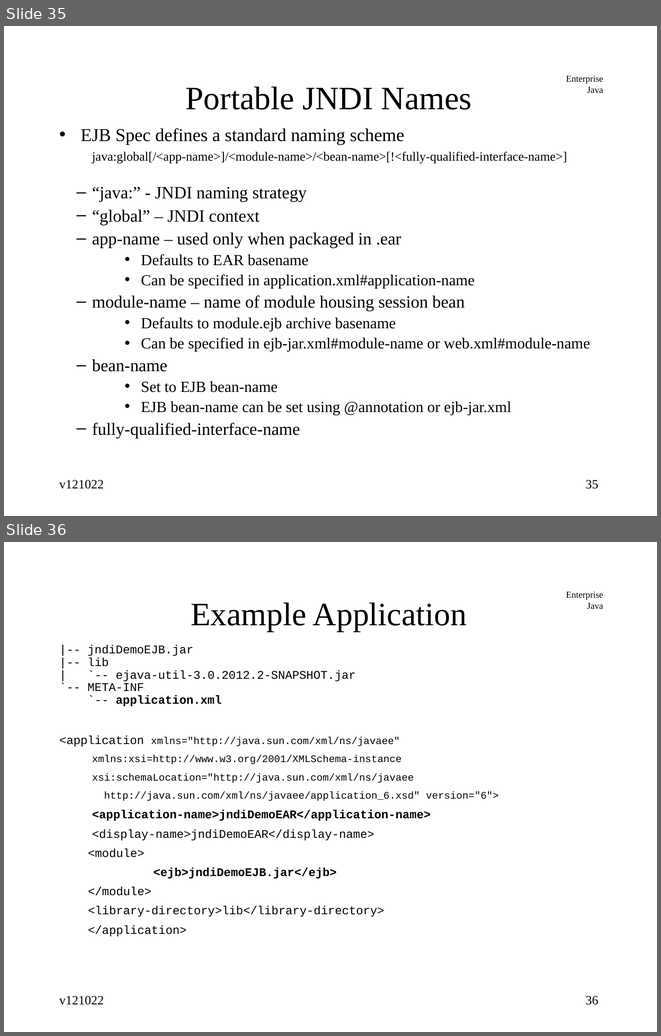
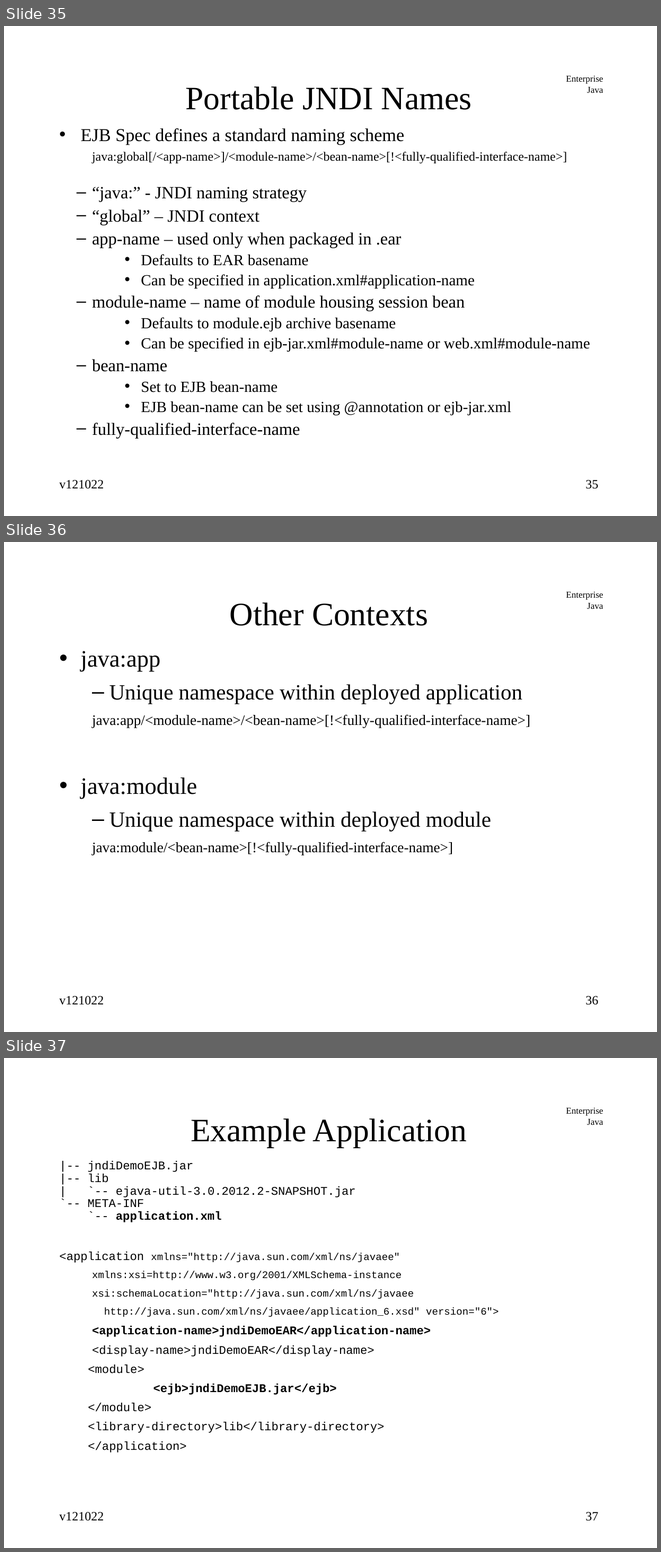
Before and after one commit to jcstaff/ejava-javaee, a slide deck: jndiDemo/src/site/resources/lectures/jndiENC.ppt. Shown one above the other, each under a label of ours: slides 35 and 36 before the commit, slides 35, 36 and 37 after it. The pictures are 661x1036 and 661x1552 pixels, drawn with LibreOffice and Linux fonts; fonts in the diff are those of the drawing. Boxes give left, top, right and bottom in pixels: in the first picture for what was removed or moved away, otherwise in the second. Text is boxed around its words. In the diff, an @@ line names an element or a change of style, - is before the commit and + after.

Commit message:
added alternate namespaces

```diff
--- a/jndiDemo/src/site/resources/lectures/jndiENC.ppt
+++ b/jndiDemo/src/site/resources/lectures/jndiENC.ppt
@@ slide 36 added at <box>4,542,657,1032</box>, background #FFFFFF; not listed: 1 template element that a slide beside it also shows @@
@@ title added at <box>230,602,428,626</box>, 36 pt, text #000000 @@
+Other Contexts
@@ text added at <box>81,651,530,855</box>, 16 pt, text #000000 @@
+• java:app
+  – Unique namespace within deployed application
+  java:app/<module-name>/<bean-name>[!<fully-qualified-interface-name>]
+• java:module
+  – Unique namespace within deployed module
+  java:module/<bean-name>[!<fully-qualified-interface-name>]
@@ text added at <box>59,996,104,1005</box>, 14 pt, text #000000 @@
+v121022
@@ page number added at <box>585,996,598,1005</box>, 14 pt, text #000000 @@
+36
@@ what was slide 36 is now slide 37 @@
@@ page number at <box>585,1512,598,1521</box>: text changed @@
-36
+37
```
